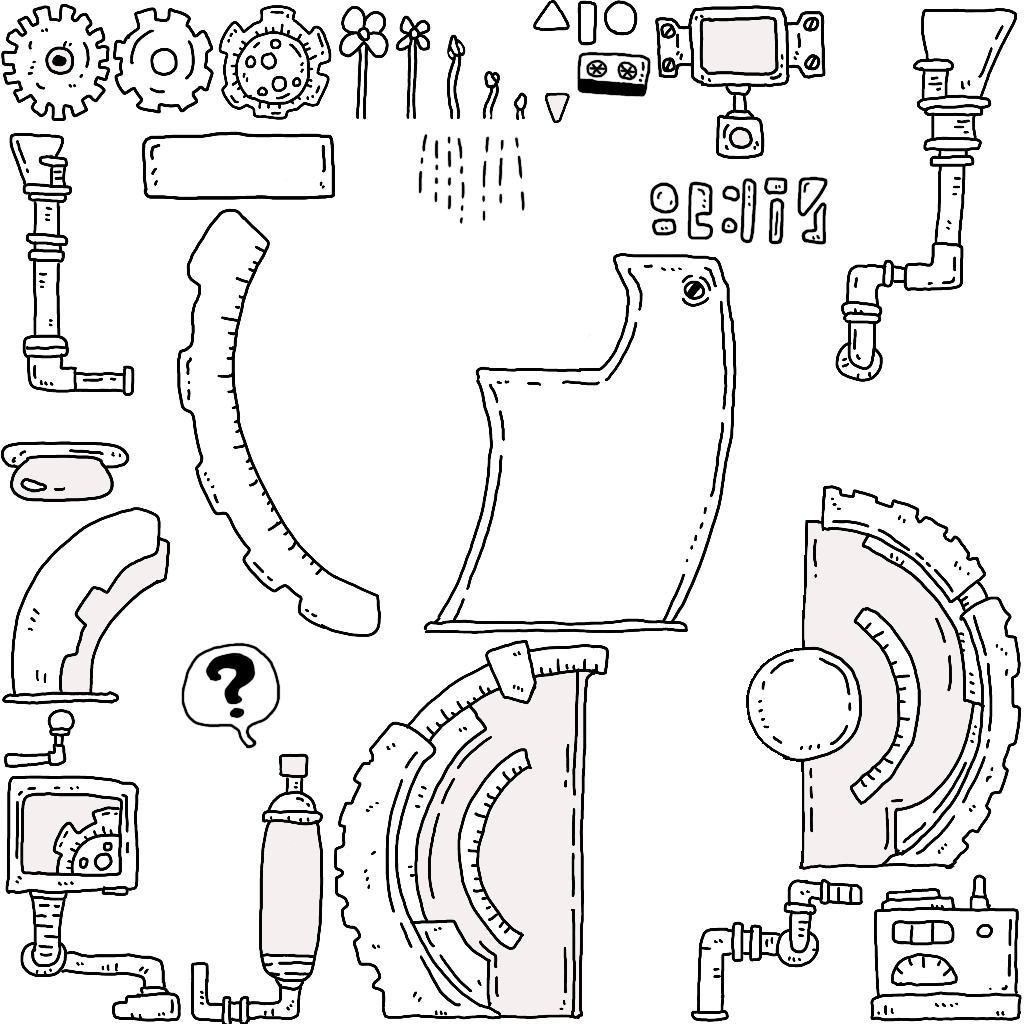
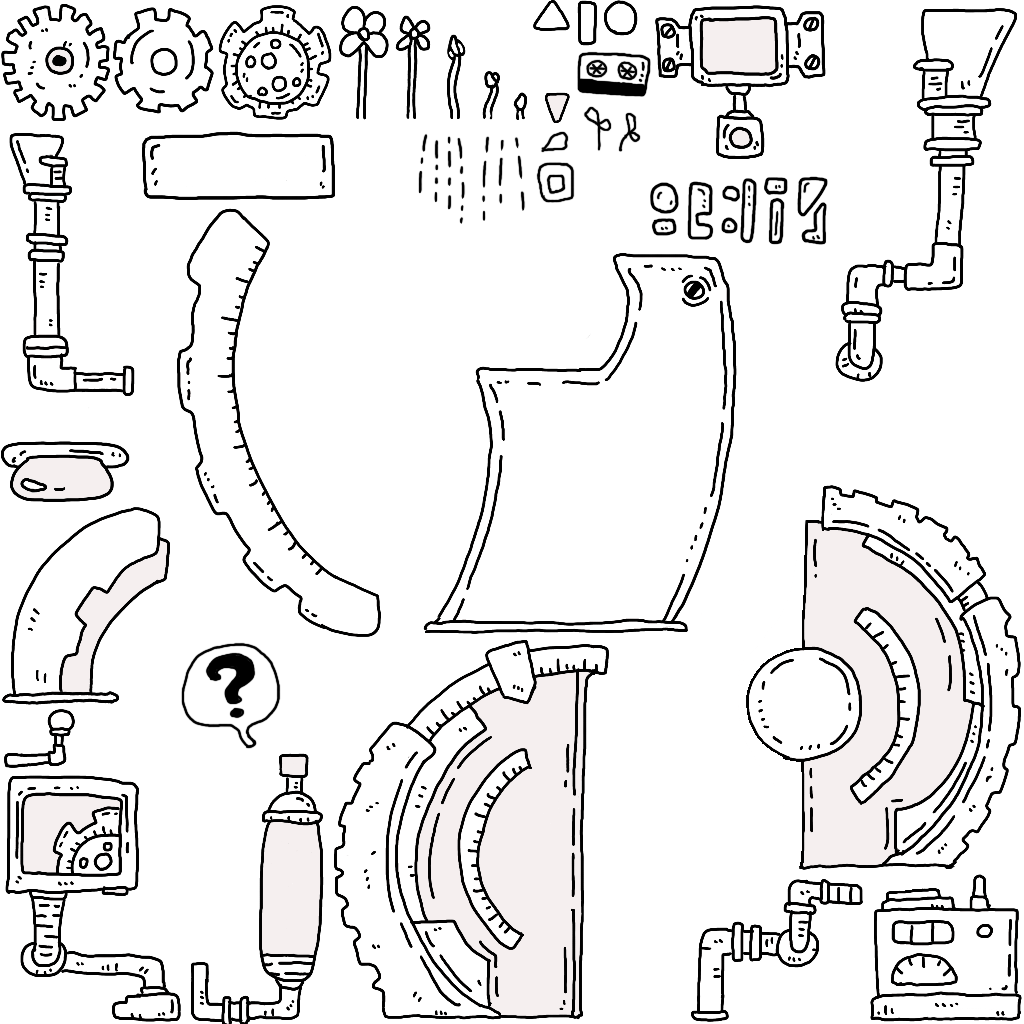
Layer changes from the first (1024, 1024) image to the second:
added group "カギになる" with 4 layers above "謎解き" over [536, 106, 641, 203]
added layer "ボタン" in group "カギになる" over [536, 162, 575, 203]
added layer "花ビラ" in group "カギになる" over [540, 131, 569, 153]
added layer "レイヤー 86" in group "カギになる" over [618, 112, 641, 152]
added layer "はな" in group "カギになる" over [583, 106, 612, 152]
